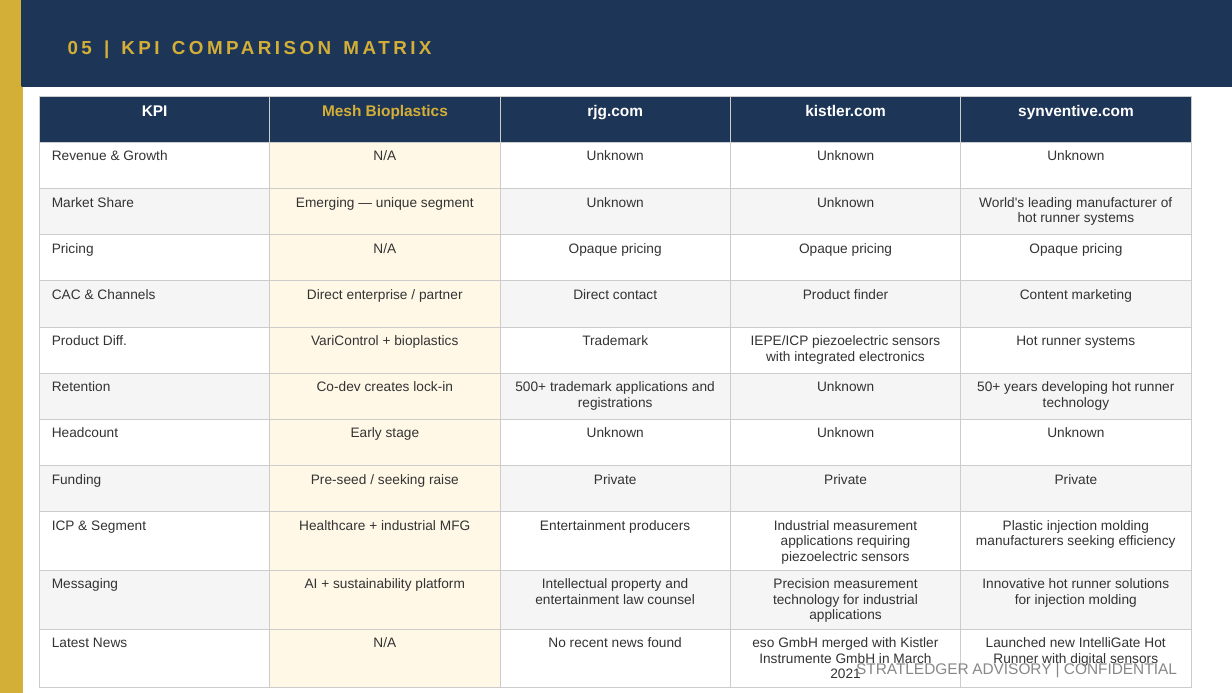
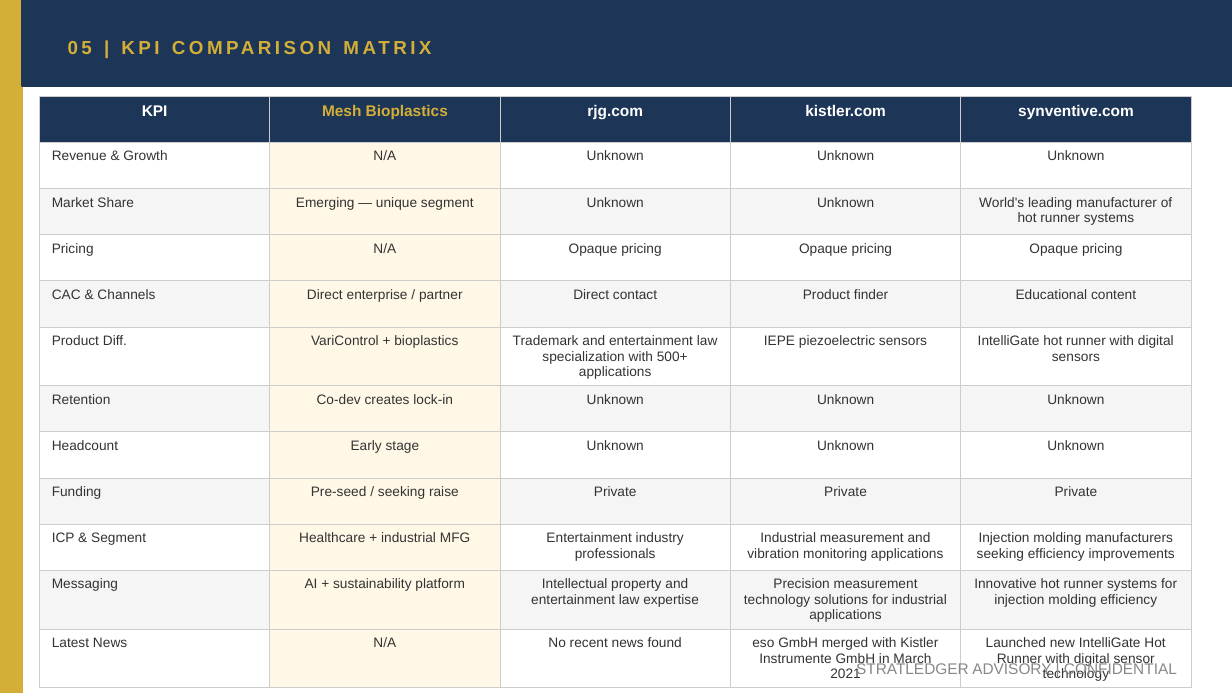
Before and after one commit to apexmakeshop-dot/droplet-commands, a slide deck: slide 9 of mesh_bioplastics_CI_Report.pptx. Drawn at 1232x693 pixels with LibreOffice and Linux fonts; fonts in the diff are those of the drawing. Boxes give left, top, right and bottom in pixels: in the first picture for what was removed or moved away, otherwise in the second. Text is boxed around its words. In the diff, an @@ line names an element or a change of style, - is before the commit and + after.

Commit message:
CI Report: Mesh Bioplastics

```diff
--- a/mesh_bioplastics_CI_Report.pptx
+++ b/mesh_bioplastics_CI_Report.pptx
@@ table at [39, 96, 1191, 685] @@
-row 5, column 5: Content marketing
+row 5, column 5: Educational content
-row 6: Product Diff. | VariControl + bioplastics | Trademark | IEPE/ICP piezoelectric sensors with integrated electronics | Hot runner systems
+row 6: Product Diff. | VariControl + bioplastics | Trademark and entertainment law specialization with 500+ applications | IEPE piezoelectric sensors | IntelliGate hot runner with digital sensors
-row 7, column 3: 500+ trademark applications and registrations
+row 7, column 3: Unknown
-row 7, column 5: 50+ years developing hot runner technology
+row 7, column 5: Unknown
-row 10: ICP & Segment | Healthcare + industrial MFG | Entertainment producers | Industrial measurement applications requiring piezoelectric sensors | Plastic injection molding manufacturers seeking efficiency
+row 10: ICP & Segment | Healthcare + industrial MFG | Entertainment industry professionals | Industrial measurement and vibration monitoring applications | Injection molding manufacturers seeking efficiency improvements
-row 11: Messaging | AI + sustainability platform | Intellectual property and entertainment law counsel | Precision measurement technology for industrial applications | Innovative hot runner solutions for injection molding
+row 11: Messaging | AI + sustainability platform | Intellectual property and entertainment law expertise | Precision measurement technology solutions for industrial applications | Innovative hot runner systems for injection molding efficiency
-row 12, column 5: Launched new IntelliGate Hot Runner with digital sensors
+row 12, column 5: Launched new IntelliGate Hot Runner with digital sensor technology
```
Also in this commit, not shown: 4 other slides changed.
